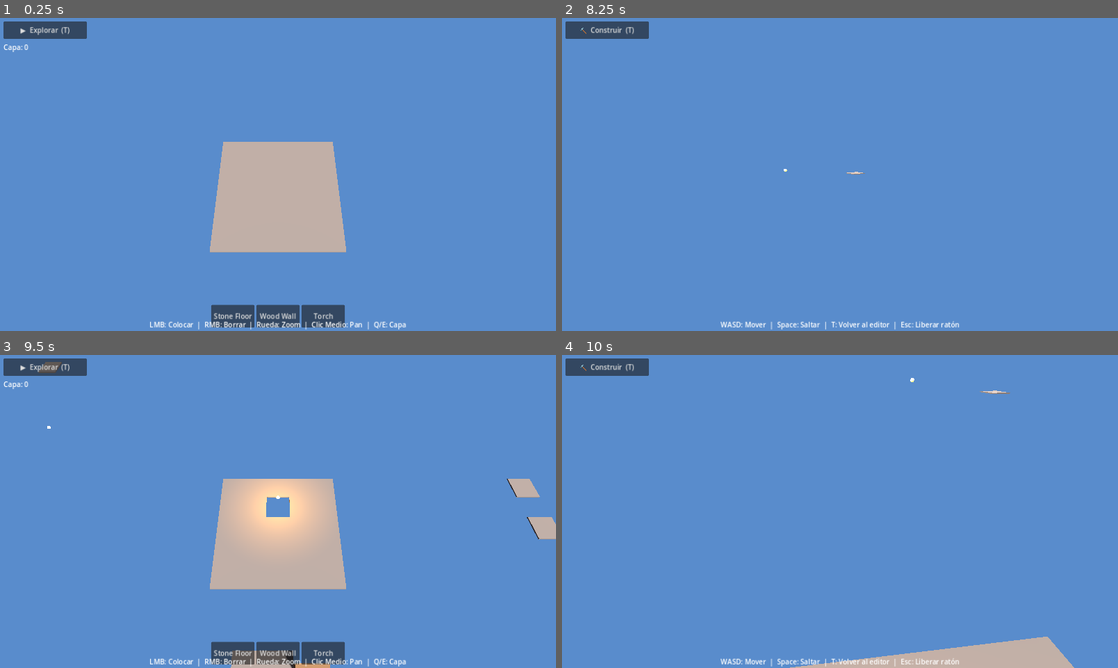
Above: before the commit, frames 1-4 (two rows, left to right).
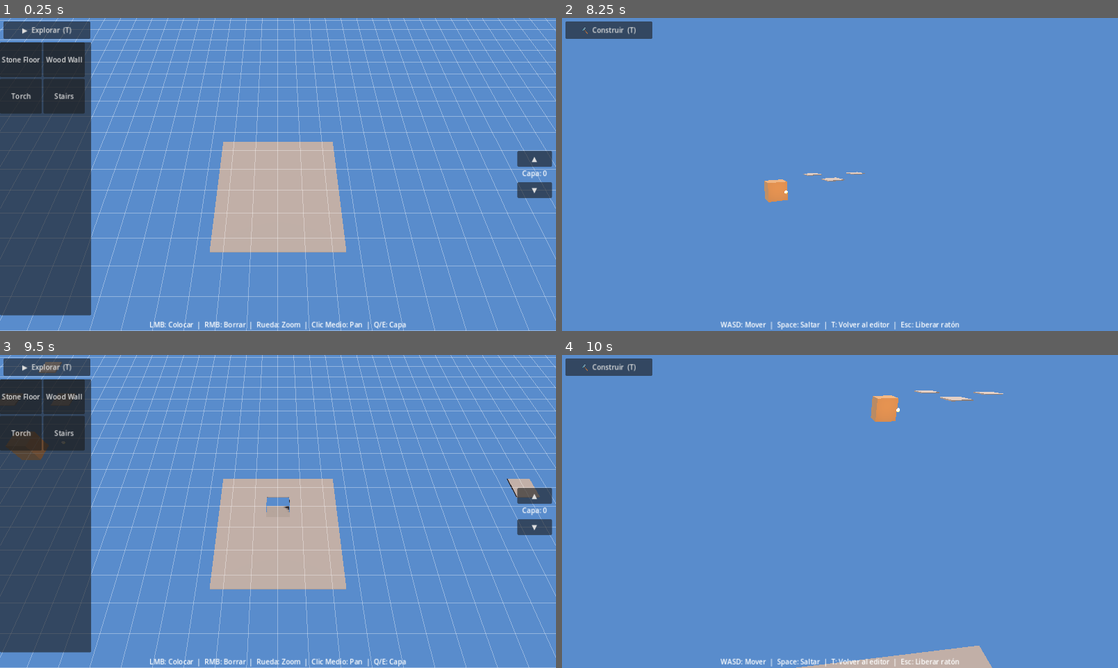
Above: after the commit, the same moments.

Repository: eastaizah/test_mapcreator
Game: Godot game, scene res://scenes/main.tscn
Two runs of this game, one before a commit and one after it. Both use one fixed random seed, a clock stepped at 60 frames per second and the inputs below.
Inputs (mouse positions are in pixels of both pictures, inside the frame that each line leads up to):
- Up to frame 1 (0.25 s): no input
- Up to frame 2 (8.25 s): click (1095, 158) at 0.5 s, where only the run after the commit has a clickable "▲"; click (1095, 190) at 1.25 s, where only the run after the commit has a clickable "▼"; click "▶ Explorar (T)" at 2 s; click "🔨 Construir (T)" at 2.75 s; click "Stone Floor" at 3.5 s; click "Wood Wall" at 4.25 s; click "Torch" at 5 s; click (628, 96) at 5.75 s, where only the run after the commit has a clickable "Stairs"; tap Enter at 6.5, 8 s; move the mouse to (962, 158) at 6.52 s; hold D (move_right) 6.53-7.28 s; hold T (toggle_mode) 6.53-7.28 s; click (962, 158) at 6.67 s; tap Space (jump) at 6.77, 7.25, 7.52 s; move the mouse to (812, 174) at 7.27 s; hold E (layer_up) 7.28-8.03 s; tap T (toggle_mode) at 7.35 s; move the mouse to (895, 105) at 8.02 s; hold D (move_right) from 8.03 s (still down); hold T (toggle_mode) from 8.03 s (still down)
- Up to frame 3 (9.5 s): move the mouse to (272, 517) at 8.77 s; release D (move_right) at 8.78 s; release T (toggle_mode) at 8.78 s; hold E (layer_up) from 8.78 s (still down); tap T (toggle_mode) at 8.85 s; click (272, 517) at 8.92 s; tap Space (jump) at 9.02 s
- Up to frame 4 (10 s): tap Space (jump) at 9.5, 9.77 s; move the mouse to (1006, 558) at 9.52 s; release E (layer_up) at 9.53 s; hold A (move_left) from 9.53 s (still down); hold T (toggle_mode) from 9.53 s (still down)

The runs differ from the first frame. In frame 1, 23% of the frame differs, in the area x 0-100%, y 0-100%; in frame 2, 0.5%; in frame 3, 25%; in frame 4, 2.0%.

Commit message:
feat: grid overlay, wall alignment fix, stairs tile, UI redesign with left panel and layer controls
Agent-Logs-Url: https://github.com/eastaizah/test_mapcreator/sessions/bef01bc0-2d51-4297-8e63-919407764b39

Co-authored-by: eastaizah <258072108+eastaizah@users.noreply.github.com>

Diff:
--- a/scenes/main.tscn
+++ b/scenes/main.tscn
@@ -50,27 +50,51 @@
 anchor_bottom = 0.0
 offset_left = 8.0
 offset_top = 8.0
-offset_right = 200.0
+offset_right = 208.0
 offset_bottom = 48.0
 text = "▶  Explorar  (T)"
 
-[node name="LayerLabel" type="Label" parent="UI"]
+[node name="TilePanel" type="PanelContainer" parent="UI"]
+anchor_left = 0.0
+anchor_top = 0.0
 anchor_right = 0.0
-anchor_bottom = 0.0
-offset_left = 8.0
+anchor_bottom = 1.0
+offset_left = 0.0
 offset_top = 56.0
-offset_right = 200.0
+offset_right = 210.0
+offset_bottom = -36.0
+
+[node name="TileGrid" type="GridContainer" parent="UI/TilePanel"]
+anchor_right = 1.0
+anchor_bottom = 1.0
+columns = 2
+
+[node name="LayerPanel" type="VBoxContainer" parent="UI"]
+anchor_left = 1.0
+anchor_top = 0.5
+anchor_right = 1.0
+anchor_bottom = 0.5
+offset_left = -90.0
+offset_top = -80.0
+offset_right = -8.0
 offset_bottom = 80.0
+alignment = 1
+
+[node name="LayerUpBtn" type="Button" parent="UI/LayerPanel"]
+custom_minimum_size = Vector2(80.0, 36.0)
+size_flags_horizontal = 4
+text = "▲"
+
+[node name="LayerLabel" type="Label" parent="UI/LayerPanel"]
+custom_minimum_size = Vector2(80.0, 28.0)
+size_flags_horizontal = 4
+horizontal_alignment = 1
 text = "Capa: 0"
 
-[node name="TileSelector" type="HBoxContainer" parent="UI"]
-anchor_left = 0.0
-anchor_top = 1.0
-anchor_right = 1.0
-anchor_bottom = 1.0
-offset_top = -60.0
-offset_bottom = -8.0
-alignment = 1
+[node name="LayerDownBtn" type="Button" parent="UI/LayerPanel"]
+custom_minimum_size = Vector2(80.0, 36.0)
+size_flags_horizontal = 4
+text = "▼"
 
 [node name="InstructionsLabel" type="Label" parent="UI"]
 anchor_left = 0.0
--- a/scripts/GameManager.gd
+++ b/scripts/GameManager.gd
@@ -53,13 +53,9 @@
 
 	if current_mode == GameMode.BUILD:
 		if event.is_action_pressed("layer_up"):
-			editor_camera.current_layer += 1
-			map_renderer.set_max_visible_layer(editor_camera.current_layer)
-			_update_layer_label()
+			_change_layer(1)
 		elif event.is_action_pressed("layer_down"):
-			editor_camera.current_layer -= 1
-			map_renderer.set_max_visible_layer(editor_camera.current_layer)
-			_update_layer_label()
+			_change_layer(-1)
 
 
 func _toggle_mode() -> void:
@@ -67,6 +63,13 @@
 		_set_mode(GameMode.EXPLORE)
 	else:
 		_set_mode(GameMode.BUILD)
+
+
+## Mueve la capa activa en delta pasos y actualiza el renderizador y la UI.
+func _change_layer(delta: int) -> void:
+	editor_camera.current_layer += delta
+	map_renderer.set_max_visible_layer(editor_camera.current_layer)
+	_update_layer_label()
 
 
 func _set_mode(mode: GameMode) -> void:
@@ -78,12 +81,14 @@
 			editor_camera.current = true
 			player.deactivate()
 			Input.set_mouse_mode(Input.MOUSE_MODE_VISIBLE)
+			map_renderer.set_grid_visible(true)
 
 		GameMode.EXPLORE:
 			editor_camera.visible = false
 			# Colocar al jugador en la posición inicial del mapa.
 			player.global_position = _find_spawn_position()
 			player.activate()
+			map_renderer.set_grid_visible(false)
 
 	if ui.has_method("on_mode_changed"):
 		ui.on_mode_changed(mode)
@@ -126,13 +131,14 @@
 	var floor_tile := tile_registry.get_tile("stone_floor")
 	var wall_tile := tile_registry.get_tile("wood_wall")
 	var torch_tile := tile_registry.get_tile("torch")
+	var stairs_tile := tile_registry.get_tile("stairs")
 
 	# Suelo 5x5 en la capa 0.
 	for x in range(-2, 3):
 		for z in range(-2, 3):
 			map_data.set_tile(Vector3i(x, 0, z), floor_tile)
 
-	# Paredes en el perímetro.
+	# Paredes en el perímetro (capa 1 → base en y=0 gracias al ajuste de Y).
 	for i in range(-2, 3):
 		map_data.set_tile(Vector3i(i, 1, -2), wall_tile)
 		map_data.set_tile(Vector3i(i, 1,  2), wall_tile)
@@ -144,3 +150,6 @@
 	map_data.set_tile(Vector3i( 2, 1, -2), torch_tile)
 	map_data.set_tile(Vector3i(-2, 1,  2), torch_tile)
 	map_data.set_tile(Vector3i( 2, 1,  2), torch_tile)
+
+	# Escalera de demostración en el interior de la sala (asciende hacia +Z).
+	map_data.set_tile(Vector3i(0, 1, 1), stairs_tile)
--- a/scripts/MapRenderer.gd
+++ b/scripts/MapRenderer.gd
@@ -5,7 +5,7 @@
 ## Dimensiones:
 ##   CELL_SIZE = 2.0 unidades  (tamaño total de una celda en X y Z)
 ##   CELL_HEIGHT = 2.0 unidades (altura de una capa)
-##   WALL_THICKNESS = CELL_SIZE / 4.0 = 0.5 unidades
+##   WALL_THICKNESS = CELL_SIZE / 4.0 = 0.5 unidades (reservado para referencias externas)
 
 class_name MapRenderer
 extends Node3D
@@ -13,6 +13,8 @@
 const CELL_SIZE: float = 2.0
 const CELL_HEIGHT: float = 2.0
 const WALL_THICKNESS: float = CELL_SIZE / 4.0
+const GRID_HALF: int = 20
+const NUM_STEPS: int = 4
 
 ## Referencia al MapData que se va a renderizar.
 var map_data: MapData = null
@@ -25,6 +27,9 @@
 
 ## Índice de la capa máxima visible (para ocultamiento de capas superiores).
 var max_visible_layer: int = 0
+
+## MeshInstance3D que muestra la rejilla de edición.
+var _grid_mesh_instance: MeshInstance3D = null
 
 
 func _ready() -> void:
@@ -57,6 +62,7 @@
 			_spawn_tile(pos, resource)
 
 	_update_layer_visibility()
+	draw_grid(max_visible_layer)
 
 
 ## Responde a cambios individuales de celdas.
@@ -85,6 +91,8 @@
 			_build_decoration(container, resource)
 		MapTileResource.TileType.LIGHT_SOURCE:
 			_build_light_source(container, resource)
+		MapTileResource.TileType.STAIRS:
+			_build_stairs(container, resource)
 
 
 ## Elimina el nodo correspondiente a una posición.
@@ -95,10 +103,19 @@
 
 
 ## Convierte una posición de grilla a posición en el mundo 3D.
+## Las paredes, escaleras y fuentes de luz tienen su base en (layer-1)*CELL_HEIGHT,
+## de modo que al colocarse en la capa 1 arrancan al nivel del suelo (y=0).
 func _grid_to_world(pos: Vector3i, tile_type: MapTileResource.TileType) -> Vector3:
 	var x := pos.x * CELL_SIZE
 	var z := pos.z * CELL_SIZE
-	var y := pos.y * CELL_HEIGHT
+	var y: float
+	match tile_type:
+		MapTileResource.TileType.WALL, \
+		MapTileResource.TileType.STAIRS, \
+		MapTileResource.TileType.LIGHT_SOURCE:
+			y = (pos.y - 1) * CELL_HEIGHT
+		_:
+			y = pos.y * CELL_HEIGHT
 	return Vector3(x, y, z)
 
 
@@ -123,8 +140,8 @@
 
 
 func _build_wall(parent: Node3D, resource: MapTileResource) -> void:
-	# La pared ocupa el largo completo de la celda (CELL_SIZE) pero solo
-	# WALL_THICKNESS de ancho, alineada al centro de la celda.
+	# La pared ocupa toda la celda en X y Z (bloque sólido de CELL_SIZE × CELL_SIZE),
+	# con altura CELL_HEIGHT, para que encaje perfectamente con los bordes del suelo.
 	var mesh_instance := MeshInstance3D.new()
 	mesh_instance.name = "WallMesh"
 
@@ -132,15 +149,37 @@
 		mesh_instance.mesh = resource.mesh_override
 	else:
 		var box := BoxMesh.new()
-		box.size = Vector3(CELL_SIZE, CELL_HEIGHT, WALL_THICKNESS)
+		box.size = Vector3(CELL_SIZE, CELL_HEIGHT, CELL_SIZE)
 		mesh_instance.mesh = box
 
-	# Elevar la pared para que su base esté en y=0 del contenedor.
+	# La base de la pared queda en y=0 del contenedor (que ya está ajustado).
 	mesh_instance.position.y = CELL_HEIGHT / 2.0
 
 	_apply_material(mesh_instance, resource)
 	parent.add_child(mesh_instance)
 	_add_static_body(parent, mesh_instance)
+
+
+func _build_stairs(parent: Node3D, resource: MapTileResource) -> void:
+	# Escalera de NUM_STEPS peldaños que asciende en dirección Z dentro de la celda.
+	# Cada peldaño es un BoxMesh más alto que el anterior.
+	var step_z_width: float = CELL_SIZE / NUM_STEPS
+	for i in range(NUM_STEPS):
+		var step_height: float = CELL_HEIGHT * (i + 1.0) / NUM_STEPS
+		var mesh_instance := MeshInstance3D.new()
+		mesh_instance.name = "Step_%d" % i
+
+		var box := BoxMesh.new()
+		box.size = Vector3(CELL_SIZE, step_height, step_z_width)
+		mesh_instance.mesh = box
+
+		# Centro del peldaño en Y y en Z dentro del contenedor.
+		mesh_instance.position.y = step_height / 2.0
+		mesh_instance.position.z = (i + 0.5) * step_z_width - CELL_SIZE / 2.0
+
+		_apply_material(mesh_instance, resource)
+		parent.add_child(mesh_instance)
+		_add_static_body(parent, mesh_instance)
 
 
 func _build_decoration(parent: Node3D, resource: MapTileResource) -> void:
@@ -203,6 +242,8 @@
 				mat.albedo_color = Color(0.55, 0.50, 0.45)  # Gris piedra
 			MapTileResource.TileType.WALL:
 				mat.albedo_color = Color(0.60, 0.45, 0.30)  # Marrón madera
+			MapTileResource.TileType.STAIRS:
+				mat.albedo_color = Color(0.52, 0.47, 0.42)  # Piedra escalera
 			_:
 				mat.albedo_color = Color(0.8, 0.8, 0.8)
 
@@ -237,7 +278,46 @@
 		node.visible = (pos.y <= max_visible_layer)
 
 
-## Cambia la capa máxima visible (para facilitar edición de interiores).
+## Cambia la capa máxima visible y redibuja la rejilla.
 func set_max_visible_layer(layer: int) -> void:
 	max_visible_layer = layer
 	_update_layer_visibility()
+	draw_grid(layer)
+
+
+## Dibuja (o redibuja) la rejilla de edición a la altura de la capa dada.
+func draw_grid(layer: int) -> void:
+	if _grid_mesh_instance != null:
+		_grid_mesh_instance.queue_free()
+		_grid_mesh_instance = null
+
+	# La rejilla se sitúa ligeramente por encima del plano de edición.
+	var grid_y: float = layer * CELL_HEIGHT + 0.08
+
+	var imesh := ImmediateMesh.new()
+	imesh.surface_begin(Mesh.PRIMITIVE_LINES)
+	for i in range(-GRID_HALF, GRID_HALF + 1):
+		# Líneas paralelas al eje Z.
+		imesh.surface_add_vertex(Vector3(i * CELL_SIZE, grid_y, -GRID_HALF * CELL_SIZE))
+		imesh.surface_add_vertex(Vector3(i * CELL_SIZE, grid_y,  GRID_HALF * CELL_SIZE))
+		# Líneas paralelas al eje X.
+		imesh.surface_add_vertex(Vector3(-GRID_HALF * CELL_SIZE, grid_y, i * CELL_SIZE))
+		imesh.surface_add_vertex(Vector3( GRID_HALF * CELL_SIZE, grid_y, i * CELL_SIZE))
+	imesh.surface_end()
+
+	var mat := StandardMaterial3D.new()
+	mat.albedo_color = Color(1.0, 1.0, 1.0, 0.35)
+	mat.transparency = BaseMaterial3D.TRANSPARENCY_ALPHA
+	mat.shading_mode = BaseMaterial3D.SHADING_MODE_UNSHADED
+
+	_grid_mesh_instance = MeshInstance3D.new()
+	_grid_mesh_instance.name = "GridOverlay"
+	_grid_mesh_instance.mesh = imesh
+	_grid_mesh_instance.material_override = mat
+	add_child(_grid_mesh_instance)
+
+
+## Muestra u oculta la rejilla de edición.
+func set_grid_visible(vis: bool) -> void:
+	if _grid_mesh_instance != null:
+		_grid_mesh_instance.visible = vis
--- a/scripts/MapTileResource.gd
+++ b/scripts/MapTileResource.gd
@@ -9,7 +9,8 @@
 	FLOOR,
 	WALL,
 	DECORATION,
-	LIGHT_SOURCE
+	LIGHT_SOURCE,
+	STAIRS
 }
 
 @export var id: String = ""
@@ -45,3 +46,10 @@
 	res.is_emissive = true
 	res.light_energy = 2.0
 	return res
+
+
+## Crea un recurso de escalera.
+static func create_stairs() -> MapTileResource:
+	var res := MapTileResource.new("stairs", TileType.STAIRS)
+	res.is_emissive = false
+	return res
--- a/scripts/TileRegistry.gd
+++ b/scripts/TileRegistry.gd
@@ -20,6 +20,7 @@
 	register(MapTileResource.create_stone_floor())
 	register(MapTileResource.create_wood_wall())
 	register(MapTileResource.create_torch())
+	register(MapTileResource.create_stairs())
 
 
 ## Registra un nuevo tile en el registro.
--- a/scripts/UI.gd
+++ b/scripts/UI.gd
@@ -1,5 +1,5 @@
 ## UI.gd
-## Interfaz de usuario: selector de tiles y botón de cambio de modo.
+## Interfaz de usuario: panel lateral de tiles (izquierda) y control de capa (derecha).
 
 class_name UI
 extends CanvasLayer
@@ -7,16 +7,21 @@
 ## Referencia al GameManager.
 var _game_manager: GameManager = null
 
-## Referencia al contenedor del selector de tiles.
-@onready var tile_selector: HBoxContainer = $TileSelector
 @onready var mode_button: Button = $ModeButton
-@onready var layer_label: Label = $LayerLabel
+@onready var tile_panel: PanelContainer = $TilePanel
+@onready var tile_grid: GridContainer = $TilePanel/TileGrid
+@onready var layer_panel: VBoxContainer = $LayerPanel
+@onready var layer_label: Label = $LayerPanel/LayerLabel
+@onready var layer_up_btn: Button = $LayerPanel/LayerUpBtn
+@onready var layer_down_btn: Button = $LayerPanel/LayerDownBtn
 @onready var instructions_label: Label = $InstructionsLabel
 
 
 func setup(registry: TileRegistry, game_manager: GameManager) -> void:
 	_game_manager = game_manager
 	_build_tile_selector(registry)
+	layer_up_btn.pressed.connect(func(): _game_manager._change_layer(1))
+	layer_down_btn.pressed.connect(func(): _game_manager._change_layer(-1))
 
 
 func _ready() -> void:
@@ -24,17 +29,17 @@
 
 
 func _build_tile_selector(registry: TileRegistry) -> void:
-	# Limpiar botones anteriores.
-	for child in tile_selector.get_children():
+	for child in tile_grid.get_children():
 		child.queue_free()
 
 	for tile in registry.get_all():
 		var btn := Button.new()
 		btn.text = tile.id.replace("_", " ").capitalize()
-		btn.custom_minimum_size = Vector2(100, 40)
-		var tile_id: String = tile.id  # Captura para la lambda.
+		btn.custom_minimum_size = Vector2(95, 80)
+		btn.size_flags_horizontal = Control.SIZE_FILL
+		var tile_id: String = tile.id
 		btn.pressed.connect(func(): _game_manager.select_tile(tile_id))
-		tile_selector.add_child(btn)
+		tile_grid.add_child(btn)
 
 
 func _on_mode_button_pressed() -> void:
@@ -47,13 +52,13 @@
 	match mode:
 		GameManager.GameMode.BUILD:
 			mode_button.text = "▶  Explorar  (T)"
-			tile_selector.visible = true
-			layer_label.visible = true
+			tile_panel.visible = true
+			layer_panel.visible = true
 			instructions_label.text = "LMB: Colocar  |  RMB: Borrar  |  Rueda: Zoom  |  Clic Medio: Pan  |  Q/E: Capa"
 		GameManager.GameMode.EXPLORE:
 			mode_button.text = "🔨  Construir  (T)"
-			tile_selector.visible = false
-			layer_label.visible = false
+			tile_panel.visible = false
+			layer_panel.visible = false
 			instructions_label.text = "WASD: Mover  |  Space: Saltar  |  T: Volver al editor  |  Esc: Liberar ratón"
 
 
